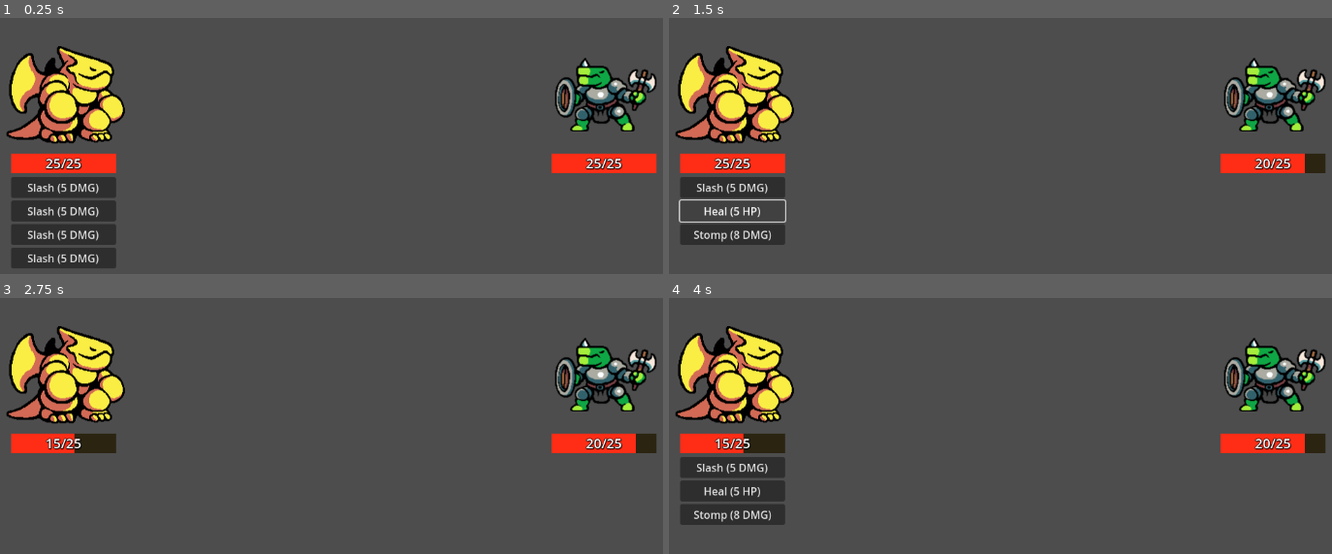
Above: before the commit, frames 1-4 (two rows, left to right).
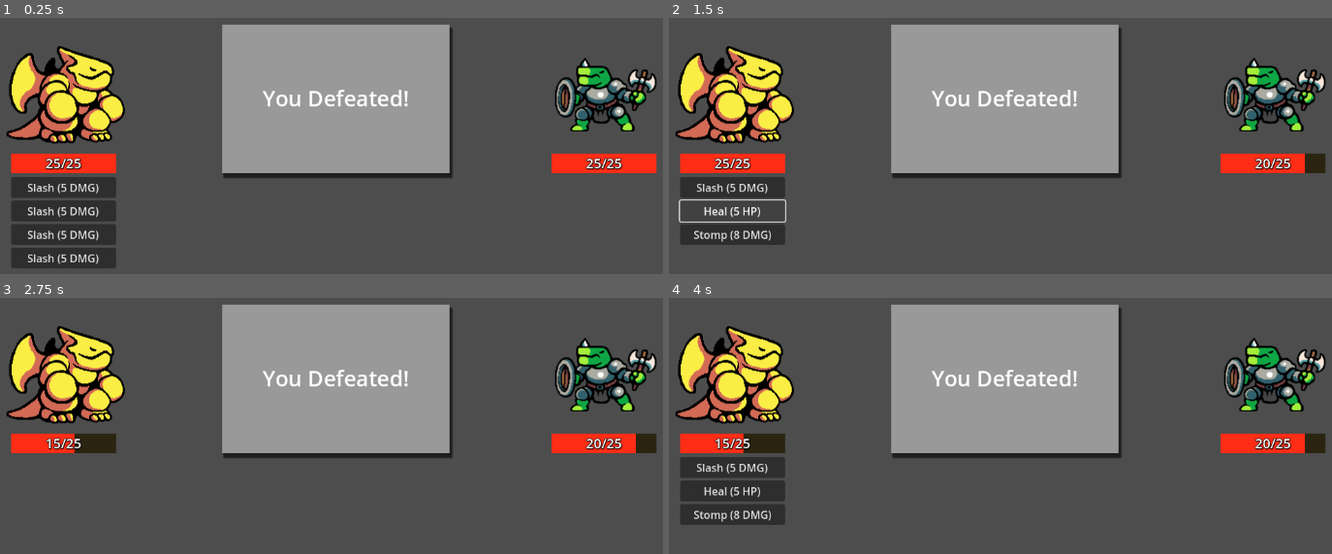
Above: after the commit, the same moments.

Repository: cmbernard333/2dbattler
Game: Godot game, scene res://Scenes/battle_scene.tscn
Same seed, same stepped clock (60 frames per second), same inputs: the game is played once before the commit and once after it.
Inputs:
- Up to frame 1 (0.25 s): no input
- Up to frame 2 (1.5 s): click "Slash (5 DMG)" at 0.5 s; click "Heal (5 HP)" at 1.25 s
- Up to frame 3 (2.75 s): tap Enter at 2 s
- Up to frame 4 (4 s): tap Space at 3.5 s

The runs differ from the first frame. In frame 1, 21% of the frame differs, in the area x 33-69%, y 2-63%; in frame 2, 21%; in frame 3, 21%; in frame 4, 21%.

Commit message:
Battler works. Added pop-up when one of the character dies.

Diff:
--- a/Scenes/battle_scene.tscn
+++ b/Scenes/battle_scene.tscn
@@ -10,6 +10,14 @@
 [ext_resource type="Resource" uid="uid://bxcllyjdkqa2k" path="res://Resources/CombatActions/stomp.tres" id="6_13jgt"]
 [ext_resource type="Script" path="res://Scripts/combat_action_button.gd" id="9_6ityj"]
 [ext_resource type="Script" path="res://Scripts/player_combat_actions_ui.gd" id="9_p1a86"]
+[ext_resource type="Script" path="res://Scenes/panel.gd" id="11_260br"]
+
+[sub_resource type="StyleBoxFlat" id="StyleBoxFlat_id4hb"]
+shadow_size = 3
+shadow_offset = Vector2(3, 6)
+
+[sub_resource type="LabelSettings" id="LabelSettings_32121"]
+font_size = 32
 
 [node name="Battle Scene" type="Node2D" node_paths=PackedStringArray("player_char", "enemy_char")]
 script = ExtResource("1_sfemj")
@@ -58,6 +66,26 @@
 text = "Slash (5 DMG)"
 script = ExtResource("9_6ityj")
 
+[node name="Panel" type="Panel" parent="."]
+offset_left = -169.0
+offset_top = -105.0
+offset_right = 169.0
+offset_bottom = 116.0
+theme_override_styles/panel = SubResource("StyleBoxFlat_id4hb")
+script = ExtResource("11_260br")
+label = NodePath("Label")
+
+[node name="Label" type="Label" parent="Panel"]
+layout_mode = 0
+offset_left = 8.0
+offset_top = 7.0
+offset_right = 330.0
+offset_bottom = 213.0
+text = "You Defeated!"
+label_settings = SubResource("LabelSettings_32121")
+horizontal_alignment = 1
+vertical_alignment = 1
+
 [connection signal="pressed" from="PlayerCombatActionsUI/CombatActionButton" to="PlayerCombatActionsUI/CombatActionButton" method="_on_pressed"]
 [connection signal="pressed" from="PlayerCombatActionsUI/CombatActionButton2" to="PlayerCombatActionsUI/CombatActionButton2" method="_on_pressed"]
 [connection signal="pressed" from="PlayerCombatActionsUI/CombatActionButton3" to="PlayerCombatActionsUI/CombatActionButton3" method="_on_pressed"]
--- a/Scripts/turn_manager.gd
+++ b/Scripts/turn_manager.gd
@@ -37,10 +37,6 @@
 # a character has died
 func character_died(character: Character):
 	game_over = true
-	if character.is_player == true:
-		print("You died!")
-	else:
-		print("You defeated!")
 
 func character_combat_action(combat_action: CombatAction):
 	var target = enemy_char if cur_char == player_char else player_char
Not shown: 1 places in Scenes/battle_scene.tscn that only renumber resources
